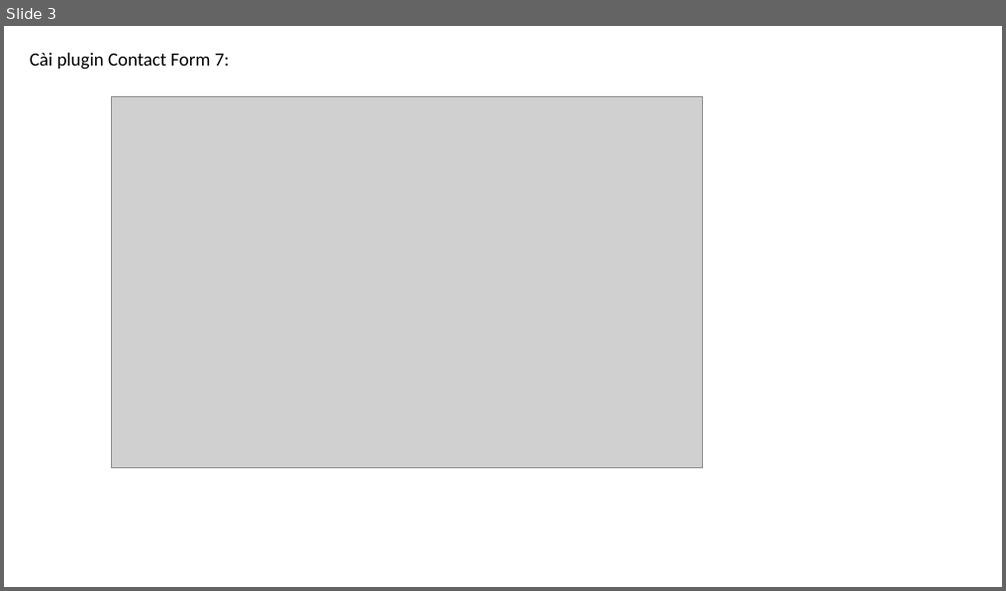
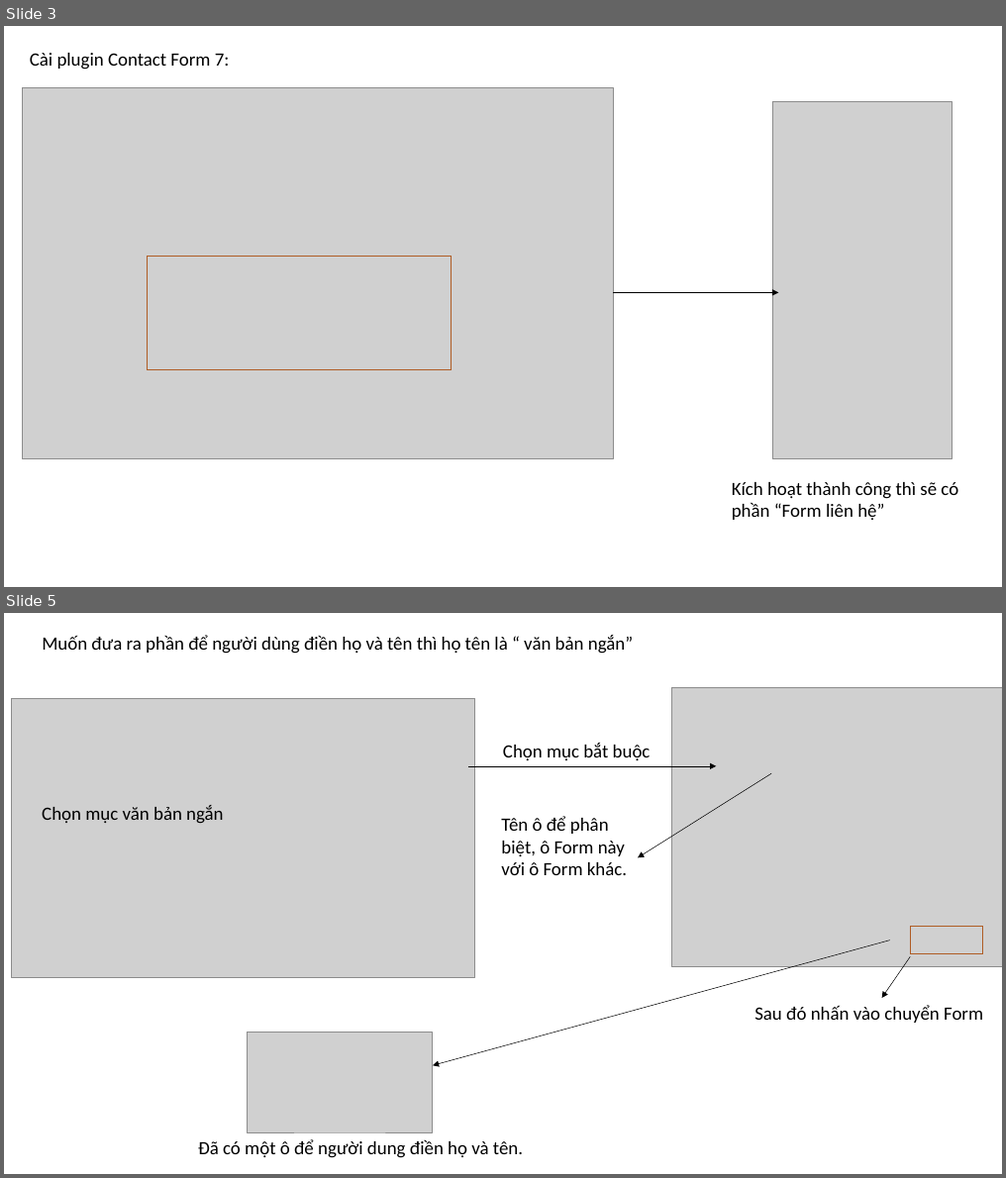
Before and after one commit to DangVanDoan05/WordPress, a slide deck: Tạo trang liên hệ trong WebSite.pptx. Shown one above the other, each under a label of ours: slide 3 before the commit, slides 3 and 5 after it; the slides between them are not shown. The pictures are 1006x591 and 1006x1178 pixels, drawn with LibreOffice and Linux fonts; fonts in the diff are those of the drawing; grey boxes stand for pictures. Boxes give left, top, right and bottom in pixels: in the first picture for what was removed or moved away, otherwise in the second. Text is boxed around its words. In the diff, an @@ line names an element or a change of style, - is before the commit and + after.

```diff
--- a/Tạo trang liên hệ trong WebSite.pptx
+++ b/Tạo trang liên hệ trong WebSite.pptx
@@ slide 5 added at (4, 613, 1002, 1174), background #FFFFFF @@
@@ text added at (42, 635, 633, 654), 18 pt, text #000000 @@
+Muốn đưa ra phần để người dùng điền họ và tên thì họ tên là “ văn bản ngắn”
@@ picture added at (12, 698, 475, 978) @@
@@ picture added at (672, 687, 1002, 967) @@
@@ text added at (503, 743, 650, 761), 18 pt, text #000000 @@
+Chọn mục bắt buộc
@@ arrow added from (468, 766) to (716, 766), #000000 0.5 pt @@
@@ arrow added from (771, 774) to (638, 858), #000000 0.5 pt @@
@@ text added at (42, 805, 223, 824), 18 pt, text #000000 @@
+Chọn mục văn bản ngắn
@@ text added at (501, 816, 627, 875), 18 pt, text #000000 @@
+Tên ô để phân biệt, ô Form này với ô Form khác.
@@ rectangle added at (911, 926, 983, 955), outline #AF5C24 1 pt @@
@@ arrow added from (890, 940) to (433, 1065), #000000 0.5 pt @@
@@ arrow added from (911, 957) to (882, 998), #000000 0.5 pt @@
@@ text added at (754, 1005, 983, 1023), 18 pt, text #000000 @@
+Sau đó nhấn vào chuyển Form
@@ picture added at (248, 1033, 433, 1134) @@
@@ text added at (198, 1140, 523, 1158), 18 pt, text #000000 @@
+Đã có một ô để người dung điền họ và tên.
@@ slide 3 changed as well @@
@@ picture: place and size @@
-picture at (112, 97, 703, 469)
+picture at (22, 88, 614, 460)
@@ picture added at (772, 101, 951, 460) @@
@@ rectangle added at (147, 257, 450, 370), outline #AF5C24 1 pt @@
@@ arrow added from (614, 292) to (779, 292), #000000 0.5 pt @@
@@ text added at (732, 482, 958, 520), 18 pt, text #000000 @@
+Kích hoạt thành công thì sẽ có phần “Form liên hệ”
```
Also in this commit, not shown: 2 other slides changed, 24 other slides added, 7 slides removed.
